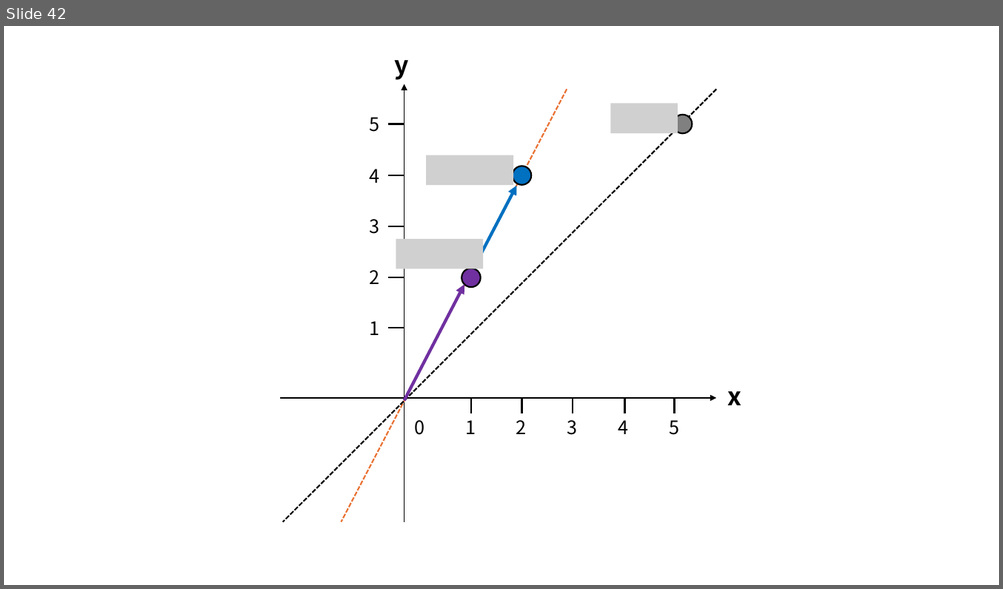
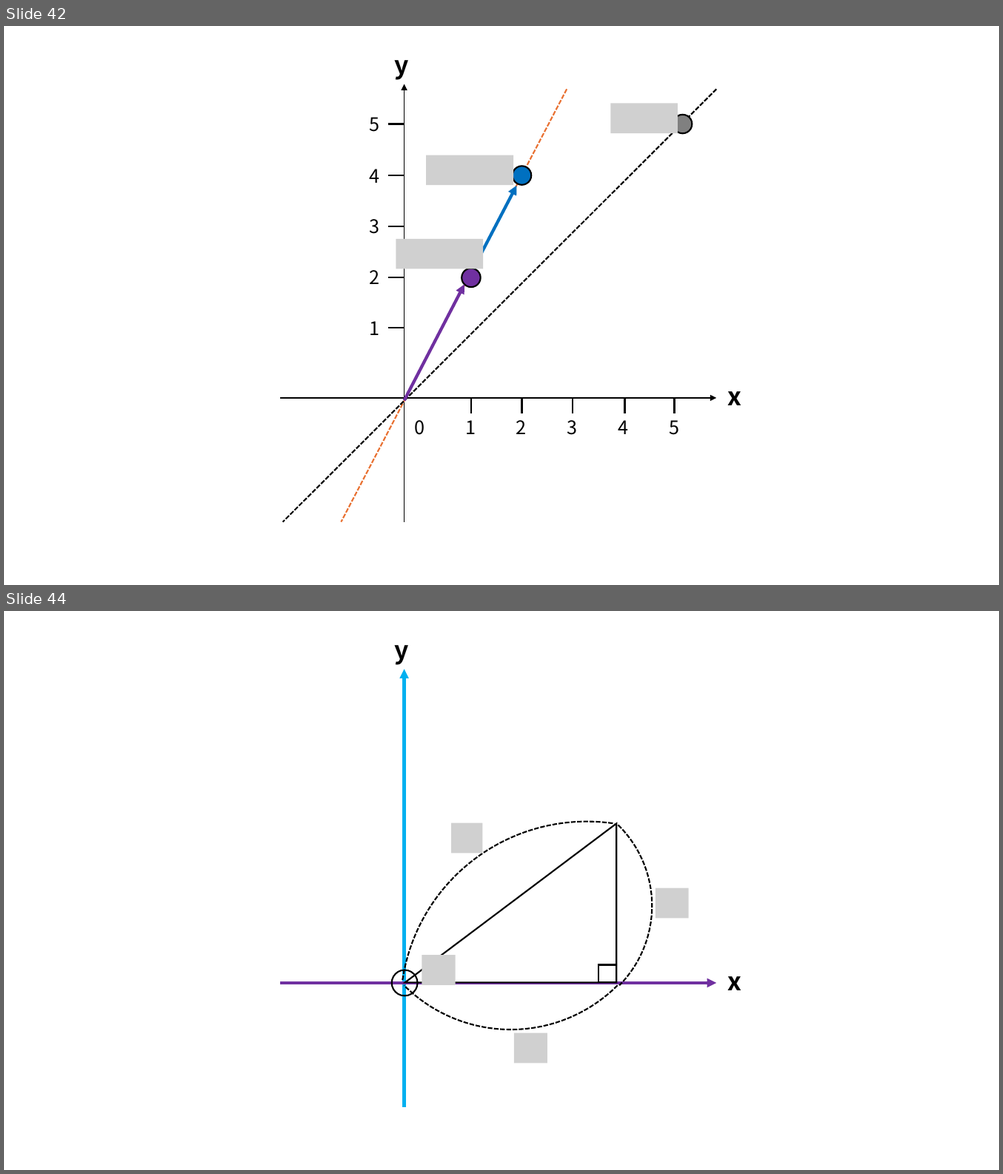
Before and after one commit to corn1200/GameMath-example, a slide deck: img/그림.pptx. Shown one above the other, each under a label of ours: slide 42 before the commit, slides 42 and 44 after it; the slides between them are not shown. The pictures are 1003x589 and 1003x1174 pixels, drawn with LibreOffice and Linux fonts; fonts in the diff are those of the drawing; grey boxes stand for pictures. Boxes give left, top, right and bottom in pixels: in the first picture for what was removed or moved away, otherwise in the second. Text is boxed around its words. In the diff, an @@ line names an element or a change of style, - is before the commit and + after.

```diff
--- a/img/그림.pptx
+++ b/img/그림.pptx
@@ slide 44 added at bbox=[4, 611, 999, 1170], background #FFFFFF @@
@@ text added at bbox=[394, 645, 408, 665], 24 pt, text #000000, bold @@
+y
@@ arc (boxed as its full ellipse) added at bbox=[297, 666, 725, 1093], outline #000000 1.5 pt dashed @@
@@ arrow added from (404, 1107) to (404, 669), #00B0F0 3 pt @@
@@ arc (boxed as its full ellipse) added at bbox=[378, 746, 699, 1066], outline #000000 1.5 pt dashed @@
@@ arc (boxed as its full ellipse) added at bbox=[375, 796, 799, 1170], outline #000000 1.5 pt dashed @@
@@ right triangle added at bbox=[404, 823, 616, 982], fill #FFFFFF, outline #000000 1.5 pt @@
@@ picture added at bbox=[451, 823, 482, 853] @@
@@ picture added at bbox=[655, 889, 688, 918] @@
@@ picture added at bbox=[422, 956, 455, 985] @@
@@ rectangle added at bbox=[599, 965, 616, 982], outline #000000 1.5 pt @@
@@ arrow added from (280, 983) to (717, 983), #7030A0 3 pt @@
@@ ellipse added at bbox=[392, 971, 418, 997], outline #000000 1.5 pt @@
@@ text added at bbox=[727, 977, 741, 991], 24 pt, text #000000, bold @@
+x
@@ picture added at bbox=[514, 1034, 547, 1063] @@
```
Also in this commit, not shown: 5 other slides added, 7 other files.
